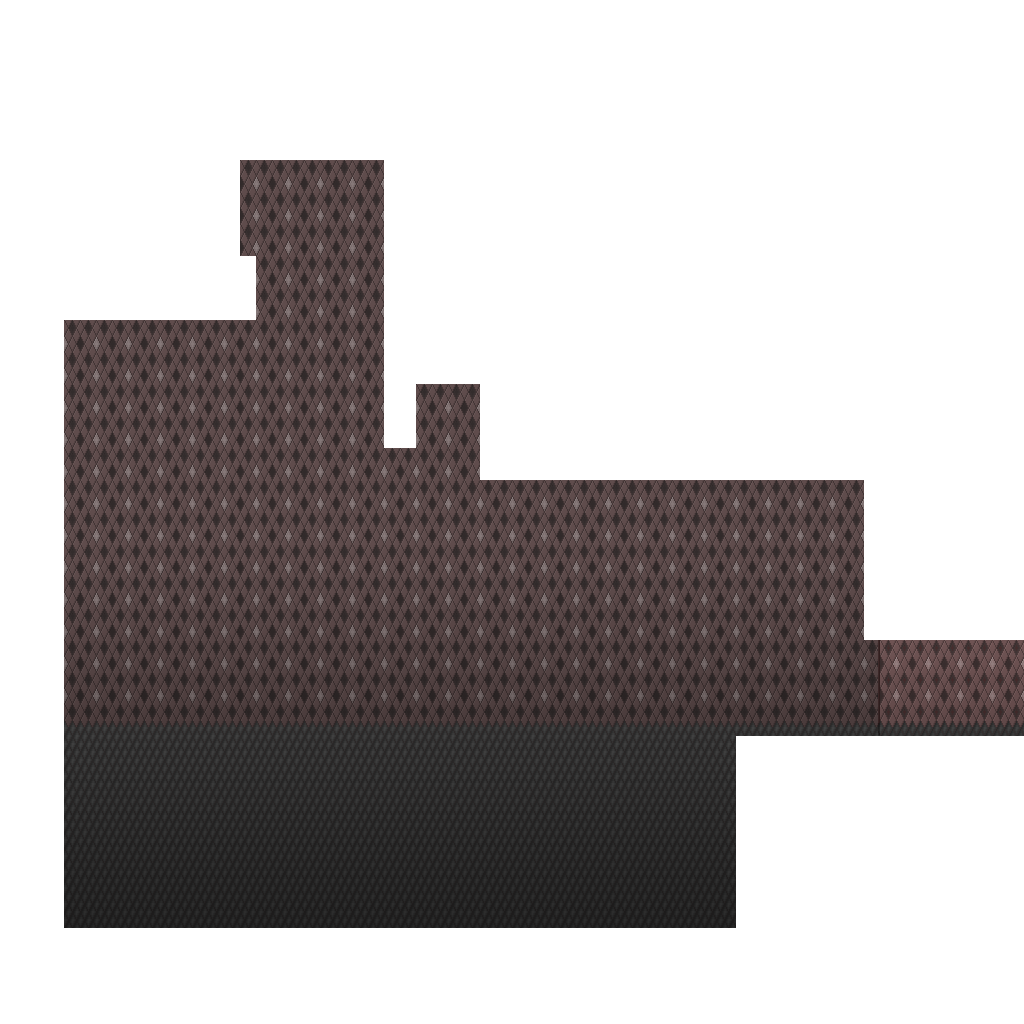
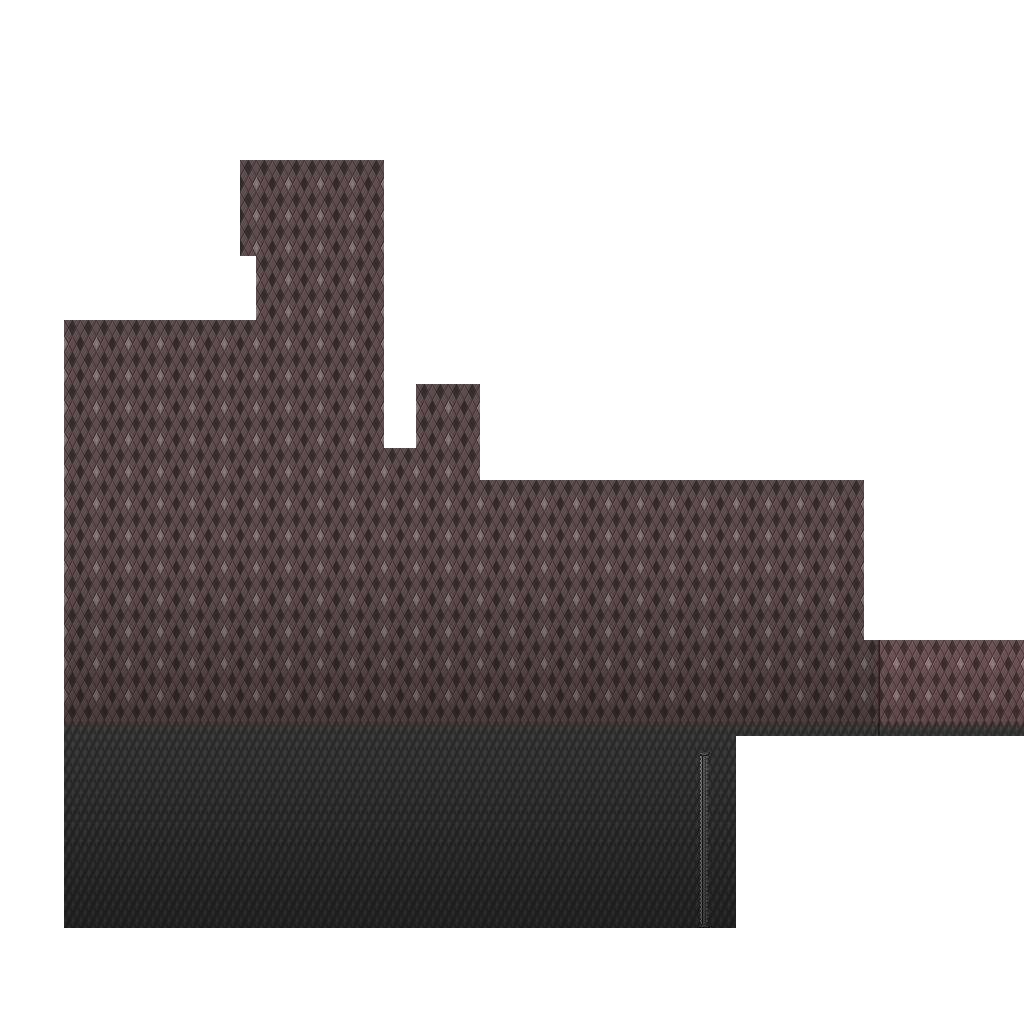
Layered file, before and after one edit (1024 x 1024). Changes by layer:
added layer "Layer 5" above "Layer 1" over bbox(698, 752, 710, 928)
